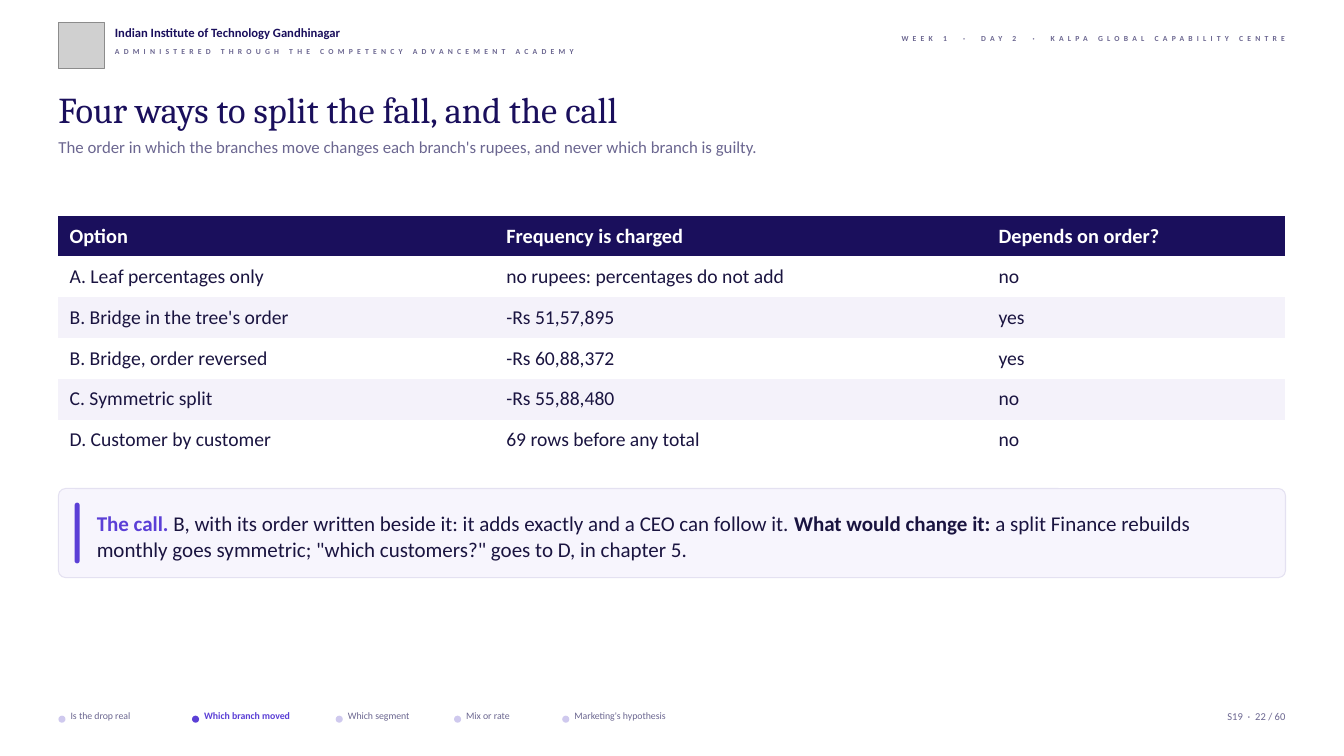
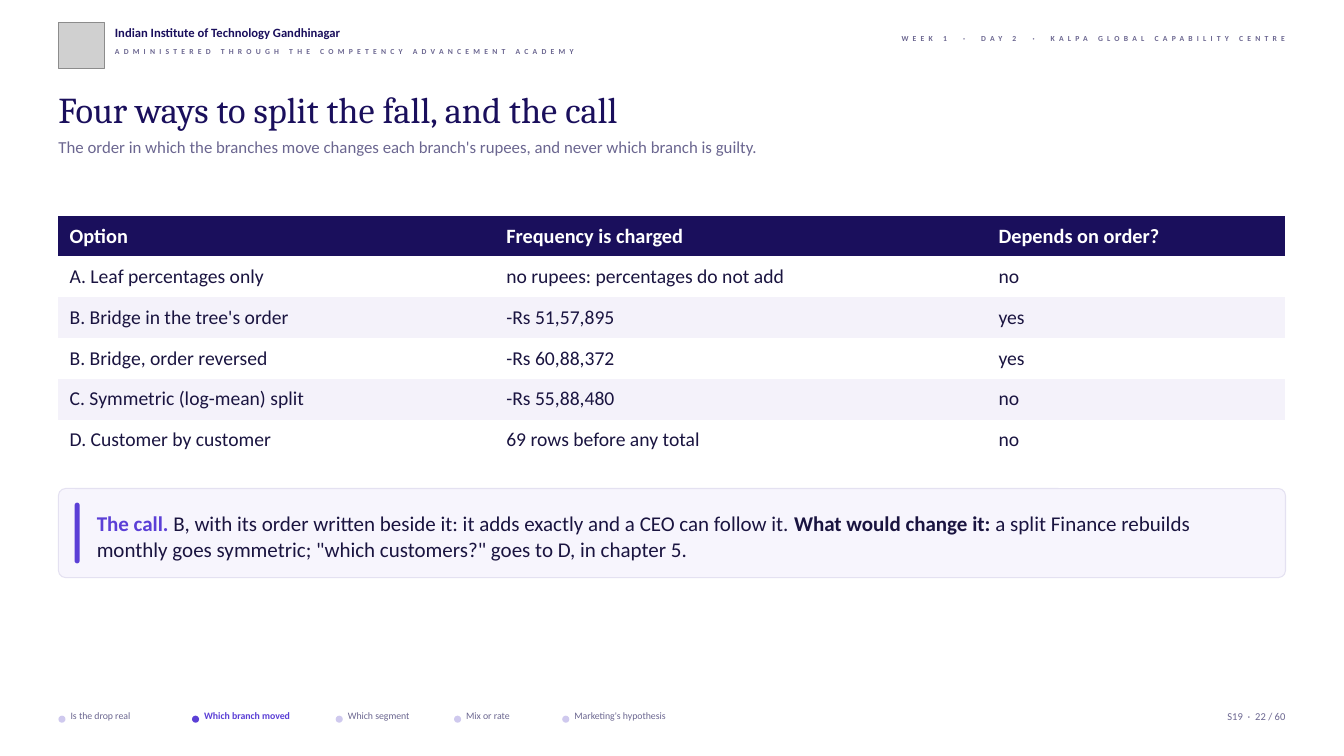
Before and after one commit to fde-academy-lab/c2-content-factory, a slide deck: slide 22 of content/W01/D2/slides/C2_W01_D02_half1_STUDENT.pptx. Drawn at 1344x756 pixels with LibreOffice and Linux fonts; fonts in the diff are those of the drawing; grey boxes stand for pictures; background and template pictures are left out. Boxes give left, top, right and bottom in pixels: in the first picture for what was removed or moved away, otherwise in the second. Text is boxed around its words. In the diff, an @@ line names an element or a change of style, - is before the commit and + after.

```diff
--- a/content/W01/D2/slides/C2_W01_D02_half1_STUDENT.pptx
+++ b/content/W01/D2/slides/C2_W01_D02_half1_STUDENT.pptx
@@ table at <box>58,216,1286,461</box> @@
-row 5, column 1: C. Symmetric split
+row 5, column 1: C. Symmetric (log-mean) split
```
Also in this commit, not shown: 1 other slide changed, 31 other files.
